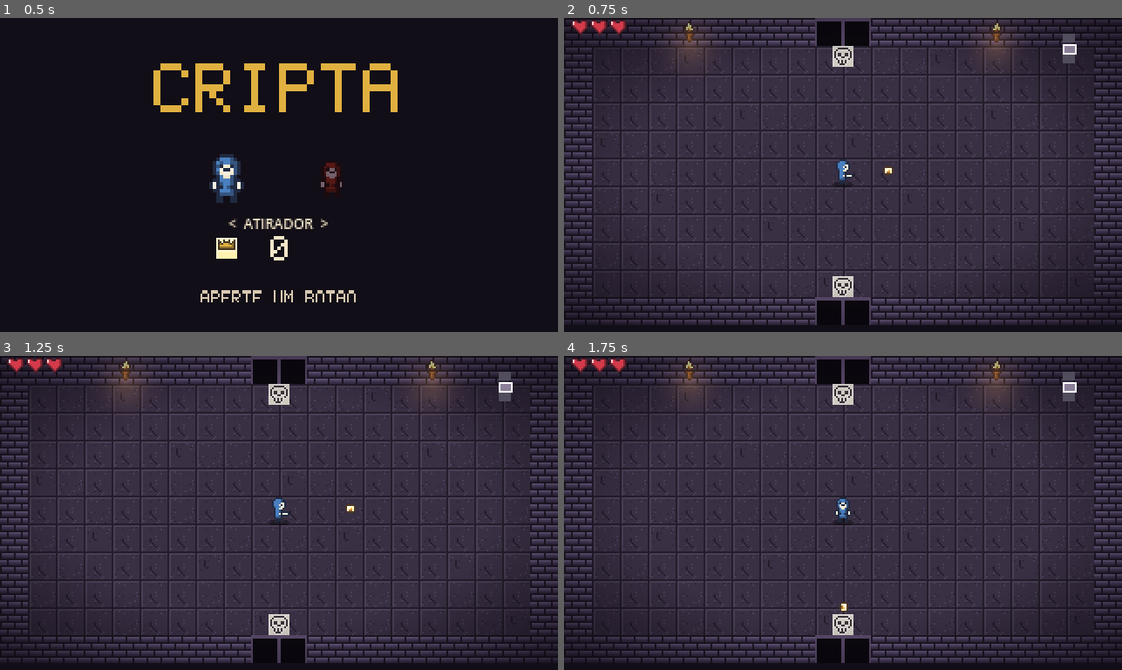
Above: before the commit, frames 1-4 (two rows, left to right).
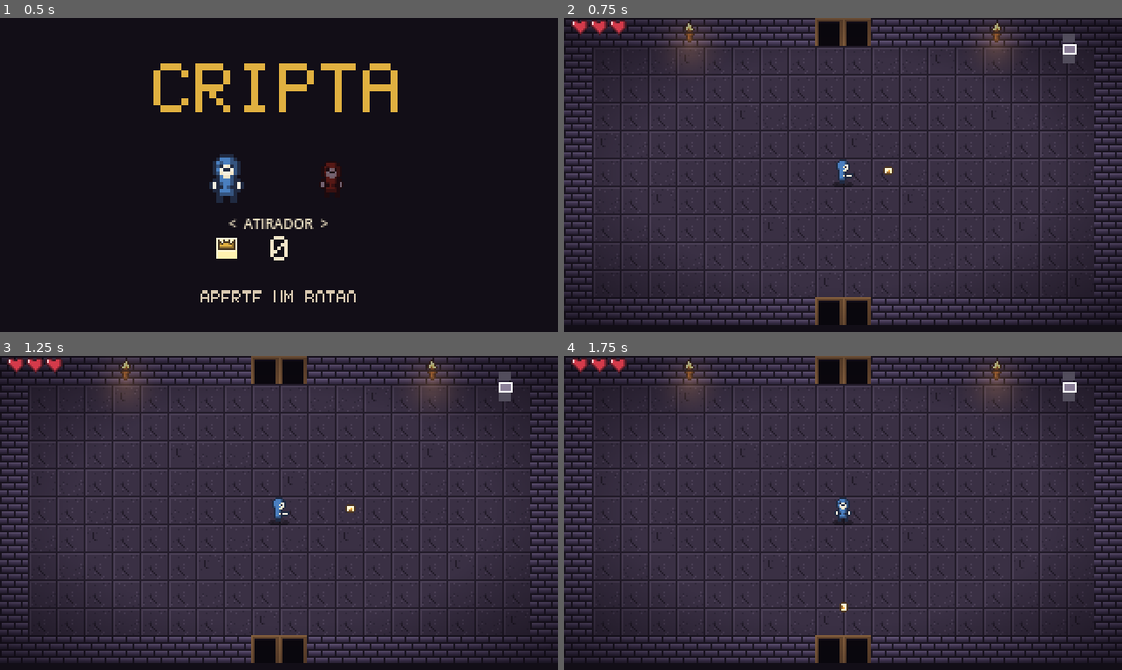
Above: after the commit, the same moments.

Repository: TiagoKoakoski/cripta
Game: Godot game, scene res://scenes/main.tscn
The game is run twice, just before and just after one commit, with the same random seed, the same clock (stepped at 60 frames per second) and the same inputs.
Inputs (mouse positions are in pixels of both pictures, inside the frame that each line leads up to):
- Up to frame 1 (0.5 s): no input
- Up to frame 2 (0.75 s): tap Enter (confirmar) at 0.5, 0.6 s; move the mouse to (965, 159) at 0.52 s; hold Right (atirar_direita) from 0.53 s (still down); click (965, 159) at 0.67 s
- Up to frame 3 (1.25 s): keep holding Right (atirar_direita); tap Space at 0.77 s
- Up to frame 4 (1.75 s): tap Enter (confirmar) at 1.25 s; move the mouse to (731, 528) at 1.27 s; release Right (atirar_direita) at 1.28 s; hold Down (atirar_baixo) from 1.28 s (still down); tap Keypad Enter at 1.35 s; tap Space at 1.52 s

Frame 1 is identical in both runs. In frame 2, 1.0% of the frame differs, in the area x 45-55%, y 0-98%; in frame 3, 1.0%; in frame 4, 1.0%.

Commit message:
portas por tipo (madeira, dourada, fonte, correntes, chefe com cadeado) no lugar dos ícones
Co-Authored-By: Claude Opus 5.5 <noreply@anthropic.com>
Claude-Session: https://claude.ai/code/session_01QkdjkHZogMhJvqEukGJAqW

Diff:
--- a/scripts/sala.gd
+++ b/scripts/sala.gd
@@ -16,8 +16,10 @@
 const T := 16
 const COLS := 20
 const LINS := 11
-const ICONE := {GeradorAndar.COMBATE: "icone_combate", GeradorAndar.TESOURO: "icone_tesouro",
-	GeradorAndar.FONTE: "icone_fonte", GeradorAndar.CHEFE: "icone_chefe", GeradorAndar.INICIO: ""}
+## estilo da porta pelo tipo da sala do outro lado (sem ícone: a moldura dá a pista, como no Isaac)
+const PORTA := {GeradorAndar.COMBATE: "porta_combate", GeradorAndar.TESOURO: "porta_tesouro",
+	GeradorAndar.FONTE: "porta_fonte", GeradorAndar.CHEFE: "porta_chefe", GeradorAndar.INICIO: "porta_inicio",
+	GeradorAndar.SUBCHEFE: "porta_subchefe"}
 ## pilares por layout (tiles); nunca na linha 5 nem nas colunas 9-10 (corredores das portas)
 const LAYOUTS := [
 	[Vector2i(4, 3), Vector2i(15, 3), Vector2i(4, 7), Vector2i(15, 7)],
@@ -538,13 +540,6 @@
 	no.add_child(grade)
 	for t: Vector2i in _tiles_porta(d):
 		_solido(t, Camadas.PAREDE, grade)
-	if ICONE.get(tipo_vizinho, "") != "":
-		var ic := Sprite2D.new()
-		ic.texture = load("res://arte/%s.png" % ICONE[tipo_vizinho])
-		ic.position = centro_porta(d) + Vector2(d) * -14.0
-		ic.z_index = -8
-		ic.modulate = Color(1, 1, 1, 0.85)
-		no.add_child(ic)
 	var gatilho := Area2D.new()
 	gatilho.collision_layer = 0
 	gatilho.collision_mask = Camadas.JOGADOR
@@ -561,12 +556,20 @@
 	_portas[d] = {"grade": grade, "sprites": sprites}
 
 
+func textura_porta(d: Vector2i) -> String:
+	var tipo_v: int = _tipo_porta.get(d, GeradorAndar.COMBATE)
+	if tipo_v == GeradorAndar.CHEFE and _chefe_trancado and not partida.tem_chave:
+		return "res://arte/porta_chefe_trancada.png"
+	if porta_trancada(d):
+		return "res://arte/porta_fechada.png"
+	return "res://arte/%s.png" % PORTA.get(tipo_v, "porta_combate")
+
+
 func _atualizar_portas() -> void:
-	var fechada: Texture2D = load("res://arte/porta_fechada.png")
-	var aberta_: Texture2D = load("res://arte/porta_aberta.png")
 	for d: Vector2i in _portas:
 		var fechar := porta_trancada(d)
+		var tex: Texture2D = load(textura_porta(d))
 		for s: Sprite2D in _portas[d]["sprites"]:
-			s.texture = fechada if fechar else aberta_
+			s.texture = tex
 		for b: Node in (_portas[d]["grade"] as Node2D).get_children():
 			(b as StaticBody2D).collision_layer = Camadas.PAREDE if fechar else 0
--- a/tests/teste_assets.gd
+++ b/tests/teste_assets.gd
@@ -11,6 +11,8 @@
 	"slime_mae": 2, "aranha_rainha": 2, "colosso": 2, "olho_abismo": 2, "lich": 2, "poca_teia": 1, "espadachim": 8,
 	"chao_cripta": 1, "chao2_cripta": 1, "chao3_cripta": 1, "parede_cripta": 1, "pilar_cripta": 1,
 	"chao_catacumbas": 1, "chao2_catacumbas": 1, "chao3_catacumbas": 1, "parede_catacumbas": 1, "pilar_catacumbas": 1,
+	"porta_inicio": 1, "porta_combate": 1, "porta_tesouro": 1, "porta_fonte": 1, "porta_subchefe": 1,
+	"porta_chefe": 1, "porta_chefe_trancada": 1, "chave": 1,
 	"chao_abismo": 1, "chao2_abismo": 1, "chao3_abismo": 1, "parede_abismo": 1, "pilar_abismo": 1}
 const OUTRAS := ["titulo", "texto_fim", "texto_vitoria", "texto_aperte", "brilho", "vinheta"]
 const SONS := ["tiro", "acerto", "morte_inimigo", "dano", "item", "porta", "vitoria", "derrota", "fonte"]
--- a/tests/teste_sala.gd
+++ b/tests/teste_sala.gd
@@ -16,7 +16,7 @@
 			"teste_invencibilidade", "teste_slime_divide_e_sala_abre", "teste_spawn_longe_da_porta",
 			"teste_parede_segura", "teste_quatro_morcegos_limpam", "teste_porta_trancada",
 			"teste_montar_durante_fisica_tranca",
-			"teste_inimigo_morto_nao_fere", "teste_coracao_ao_limpar", "teste_coracao_vida_cheia", "teste_tremor", "teste_pontos_sem_pilar"]:
+			"teste_inimigo_morto_nao_fere", "teste_coracao_ao_limpar", "teste_coracao_vida_cheia", "teste_tremor", "teste_pontos_sem_pilar", "teste_portas_por_tipo"]:
 		await call(t)
 	print("Resultado: %d ok, %d falhas" % [passou, falhou])
 	quit(1 if falhou > 0 else 0)
@@ -268,3 +268,33 @@
 					ruins.append([layout, pt])
 		await desmontar(sala)
 	checa(ruins.is_empty(), "nenhum ponto de nascimento/teleporte encosta em pilar %s" % [ruins])
+
+
+func _texturas(no: Node) -> Array:
+	var out := []
+	for c: Node in no.get_children():
+		if c is Sprite2D and (c as Sprite2D).texture:
+			out.append((c as Sprite2D).texture.resource_path)
+		out += _texturas(c)
+	return out
+
+
+func teste_portas_por_tipo() -> void:
+	var partida := Partida.new()
+	partida.arquivo_recorde = "user://teste_recorde.cfg"
+	partida.comecar(1)
+	var sala := Sala.new()
+	root.add_child(sala)
+	sala.configurar({"tipo": GeradorAndar.COMBATE, "layout": 0, "limpa": true, "entrada": Vector2i.ZERO,
+		"chefe_trancado": true, "portas": {Vector2i.UP: GeradorAndar.TESOURO, Vector2i.DOWN: GeradorAndar.CHEFE,
+		Vector2i.LEFT: GeradorAndar.FONTE, Vector2i.RIGHT: GeradorAndar.SUBCHEFE}}, partida)
+	var tex := _texturas(sala)
+	checa(not tex.any(func(t: String) -> bool: return t.contains("icone_")), "portas sem ícone em cima")
+	checa(sala.textura_porta(Vector2i.UP).ends_with("porta_tesouro.png"), "porta do tesouro é dourada")
+	checa(sala.textura_porta(Vector2i.LEFT).ends_with("porta_fonte.png"), "porta da fonte")
+	checa(sala.textura_porta(Vector2i.RIGHT).ends_with("porta_subchefe.png"), "porta do subchefe")
+	checa(sala.textura_porta(Vector2i.DOWN).ends_with("porta_chefe_trancada.png"), "porta do chefe com cadeado sem chave")
+	partida.tem_chave = true
+	sala.destrancar_chefe()
+	checa(sala.textura_porta(Vector2i.DOWN).ends_with("porta_chefe.png"), "com a chave, porta do chefe aberta")
+	await desmontar(sala)
Binary file added: arte/porta_chefe.png
Not shown, added: arte/porta_chefe.png.import
Binary file added: arte/porta_chefe_trancada.png
Not shown, added: arte/porta_chefe_trancada.png.import
Binary file added: arte/porta_combate.png
Not shown, added: arte/porta_combate.png.import
Binary file added: arte/porta_fonte.png
Not shown, added: arte/porta_fonte.png.import
Binary file added: arte/porta_inicio.png
Not shown, added: arte/porta_inicio.png.import
Binary file added: arte/porta_subchefe.png
Not shown, added: arte/porta_subchefe.png.import
(and 2 more such lines)
